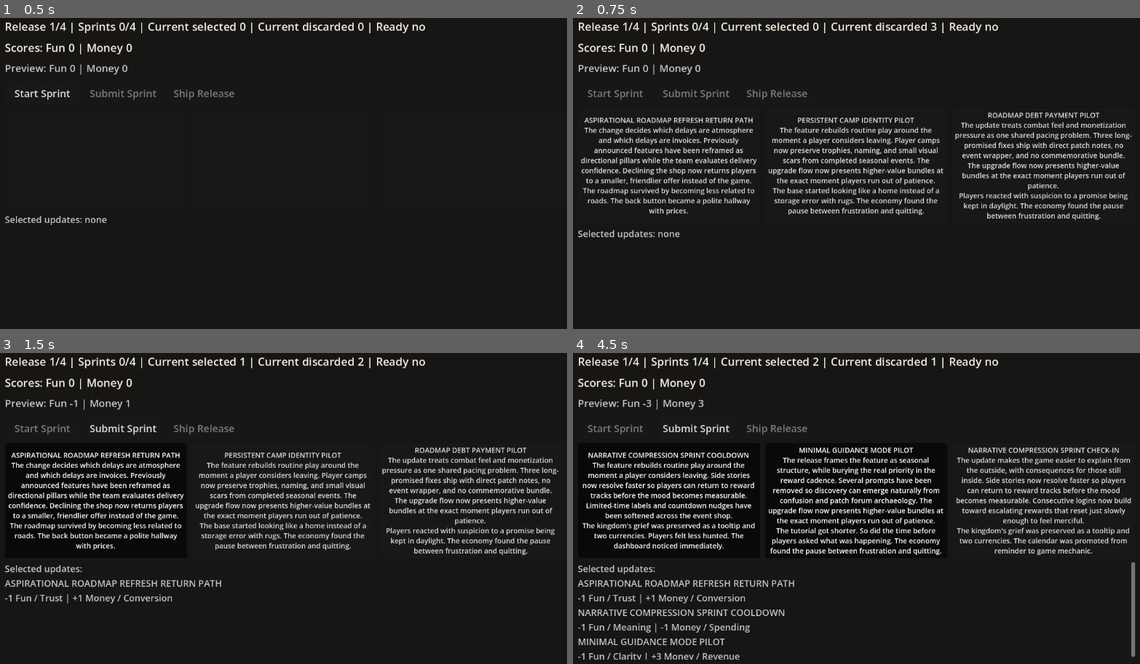
Above: before the commit, frames 1-4 (two rows, left to right).
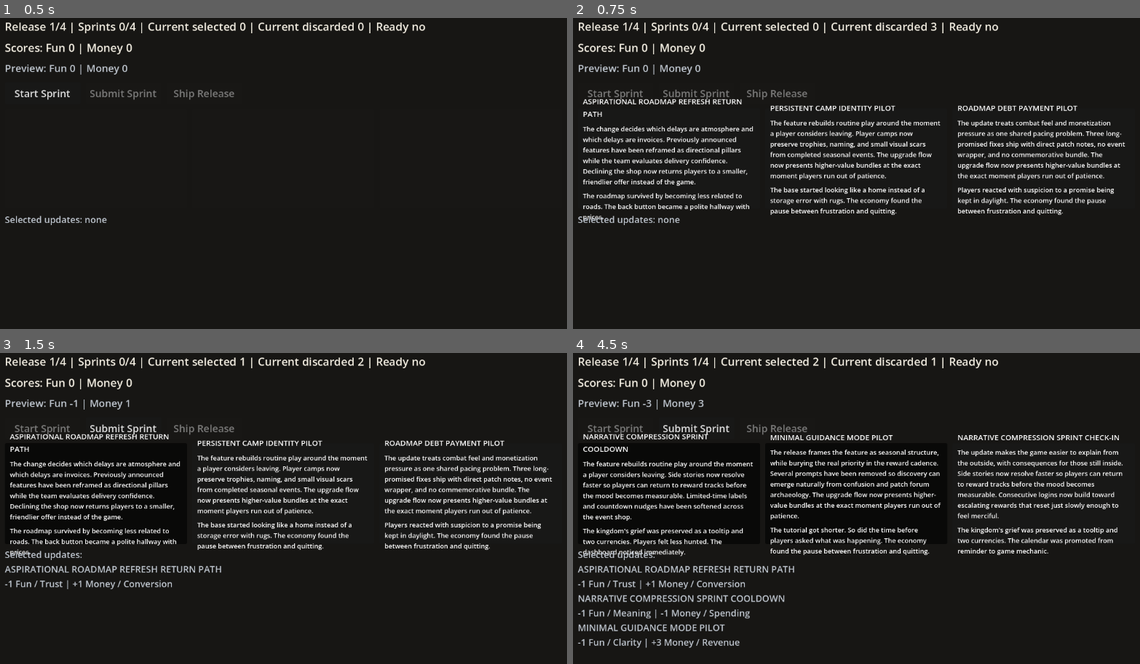
Above: after the commit, the same moments.

Repository: Josephblt/patch-notes
Game: Godot game, scene res://scenes/test_scene.tscn
Two runs of this game, one before a commit and one after it. Both use one fixed random seed, a clock stepped at 60 frames per second and the inputs below.
Inputs (mouse positions are in pixels of both pictures, inside the frame that each line leads up to; where the layout moved, square brackets give the same spot in the first picture):
- Up to frame 1 (0.5 s): no input
- Up to frame 2 (0.75 s): click "Start Sprint" at 0.5 s
- Up to frame 3 (1.5 s): click (96, 492) [96, 499] at 1.25 s
- Up to frame 4 (4.5 s): click "Submit Sprint" at 2 s; click "Start Sprint" at 2.75 s; click (669, 492) [669, 499] at 3.5 s; click (856, 492) [856, 499] at 4.25 s

Frame 1 is identical in both runs. In frame 2, 13% of the frame differs, in the area x 0-99%, y 25-72%; in frame 3, 14%; in frame 4, 17%, in the area x 0-100%, y 25-99%.

Commit message:
Render card sections with labels

Diff:
--- a/src/scenes/test_scene.tscn
+++ b/src/scenes/test_scene.tscn
@@ -82,8 +82,42 @@
 size_flags_horizontal = 3
 theme_override_font_sizes/font_size = 14
 toggle_mode = true
+text = ""
+clip_text = true
+autowrap_mode = 3
+
+[node name="CardContent" type="VBoxContainer" parent="MarginContainer/VBoxContainer/CardButtonContainer/CardButton1"]
+anchors_preset = 15
+anchor_right = 1.0
+anchor_bottom = 1.0
+offset_left = 10.0
+offset_top = 10.0
+offset_right = -10.0
+offset_bottom = -10.0
+grow_horizontal = 2
+grow_vertical = 2
+mouse_filter = 2
+theme_override_constants/separation = 10
+
+[node name="TitleLabel" type="Label" parent="MarginContainer/VBoxContainer/CardButtonContainer/CardButton1/CardContent"]
+layout_mode = 2
+mouse_filter = 2
+theme_override_font_sizes/font_size = 15
 text = "Card 1"
-clip_text = true
+autowrap_mode = 3
+
+[node name="DescriptionLabel" type="Label" parent="MarginContainer/VBoxContainer/CardButtonContainer/CardButton1/CardContent"]
+layout_mode = 2
+mouse_filter = 2
+theme_override_font_sizes/font_size = 13
+text = "Description"
+autowrap_mode = 3
+
+[node name="ConsequenceLabel" type="Label" parent="MarginContainer/VBoxContainer/CardButtonContainer/CardButton1/CardContent"]
+layout_mode = 2
+mouse_filter = 2
+theme_override_font_sizes/font_size = 13
+text = "Consequence"
 autowrap_mode = 3
 
 [node name="CardButton2" type="Button" parent="MarginContainer/VBoxContainer/CardButtonContainer"]
@@ -92,8 +126,42 @@
 size_flags_horizontal = 3
 theme_override_font_sizes/font_size = 14
 toggle_mode = true
+text = ""
+clip_text = true
+autowrap_mode = 3
+
+[node name="CardContent" type="VBoxContainer" parent="MarginContainer/VBoxContainer/CardButtonContainer/CardButton2"]
+anchors_preset = 15
+anchor_right = 1.0
+anchor_bottom = 1.0
+offset_left = 10.0
+offset_top = 10.0
+offset_right = -10.0
+offset_bottom = -10.0
+grow_horizontal = 2
+grow_vertical = 2
+mouse_filter = 2
+theme_override_constants/separation = 10
+
+[node name="TitleLabel" type="Label" parent="MarginContainer/VBoxContainer/CardButtonContainer/CardButton2/CardContent"]
+layout_mode = 2
+mouse_filter = 2
+theme_override_font_sizes/font_size = 15
 text = "Card 2"
-clip_text = true
+autowrap_mode = 3
+
+[node name="DescriptionLabel" type="Label" parent="MarginContainer/VBoxContainer/CardButtonContainer/CardButton2/CardContent"]
+layout_mode = 2
+mouse_filter = 2
+theme_override_font_sizes/font_size = 13
+text = "Description"
+autowrap_mode = 3
+
+[node name="ConsequenceLabel" type="Label" parent="MarginContainer/VBoxContainer/CardButtonContainer/CardButton2/CardContent"]
+layout_mode = 2
+mouse_filter = 2
+theme_override_font_sizes/font_size = 13
+text = "Consequence"
 autowrap_mode = 3
 
 [node name="CardButton3" type="Button" parent="MarginContainer/VBoxContainer/CardButtonContainer"]
@@ -102,8 +170,42 @@
 size_flags_horizontal = 3
 theme_override_font_sizes/font_size = 14
 toggle_mode = true
+text = ""
+clip_text = true
+autowrap_mode = 3
+
+[node name="CardContent" type="VBoxContainer" parent="MarginContainer/VBoxContainer/CardButtonContainer/CardButton3"]
+anchors_preset = 15
+anchor_right = 1.0
+anchor_bottom = 1.0
+offset_left = 10.0
+offset_top = 10.0
+offset_right = -10.0
+offset_bottom = -10.0
+grow_horizontal = 2
+grow_vertical = 2
+mouse_filter = 2
+theme_override_constants/separation = 10
+
+[node name="TitleLabel" type="Label" parent="MarginContainer/VBoxContainer/CardButtonContainer/CardButton3/CardContent"]
+layout_mode = 2
+mouse_filter = 2
+theme_override_font_sizes/font_size = 15
 text = "Card 3"
-clip_text = true
+autowrap_mode = 3
+
+[node name="DescriptionLabel" type="Label" parent="MarginContainer/VBoxContainer/CardButtonContainer/CardButton3/CardContent"]
+layout_mode = 2
+mouse_filter = 2
+theme_override_font_sizes/font_size = 13
+text = "Description"
+autowrap_mode = 3
+
+[node name="ConsequenceLabel" type="Label" parent="MarginContainer/VBoxContainer/CardButtonContainer/CardButton3/CardContent"]
+layout_mode = 2
+mouse_filter = 2
+theme_override_font_sizes/font_size = 13
+text = "Consequence"
 autowrap_mode = 3
 
 [node name="SelectedUpdatesScroll" type="ScrollContainer" parent="MarginContainer/VBoxContainer"]
--- a/src/scripts/test_scene.gd
+++ b/src/scripts/test_scene.gd
@@ -8,6 +8,9 @@
 var current_sprint: Sprint
 var current_sprint_cards: Array[FeatureCard] = []
 var card_buttons: Array[Button] = []
+var card_title_labels: Array[Label] = []
+var card_description_labels: Array[Label] = []
+var card_consequence_labels: Array[Label] = []
 
 @onready var state_label: Label = $MarginContainer/VBoxContainer/StateLabel
 @onready var score_label: Label = $MarginContainer/VBoxContainer/ScoreLabel
@@ -28,6 +31,21 @@
 		$MarginContainer/VBoxContainer/CardButtonContainer/CardButton2,
 		$MarginContainer/VBoxContainer/CardButtonContainer/CardButton3,
 	]
+	card_title_labels = [
+		$MarginContainer/VBoxContainer/CardButtonContainer/CardButton1/CardContent/TitleLabel,
+		$MarginContainer/VBoxContainer/CardButtonContainer/CardButton2/CardContent/TitleLabel,
+		$MarginContainer/VBoxContainer/CardButtonContainer/CardButton3/CardContent/TitleLabel,
+	]
+	card_description_labels = [
+		$MarginContainer/VBoxContainer/CardButtonContainer/CardButton1/CardContent/DescriptionLabel,
+		$MarginContainer/VBoxContainer/CardButtonContainer/CardButton2/CardContent/DescriptionLabel,
+		$MarginContainer/VBoxContainer/CardButtonContainer/CardButton3/CardContent/DescriptionLabel,
+	]
+	card_consequence_labels = [
+		$MarginContainer/VBoxContainer/CardButtonContainer/CardButton1/CardContent/ConsequenceLabel,
+		$MarginContainer/VBoxContainer/CardButtonContainer/CardButton2/CardContent/ConsequenceLabel,
+		$MarginContainer/VBoxContainer/CardButtonContainer/CardButton3/CardContent/ConsequenceLabel,
+	]
 
 	start_sprint_button.pressed.connect(_on_start_sprint_button_pressed)
 	submit_sprint_button.pressed.connect(_on_submit_sprint_button_pressed)
@@ -143,22 +161,27 @@
 
 		card_button.visible = true
 		card_button.disabled = current_sprint == null or current_sprint.is_submitted()
+		card_button.text = ""
 
 		if not has_card:
-			card_button.text = " "
+			_render_card_button_content(card_index, null)
 			card_button.button_pressed = false
 			continue
 
 		var card: FeatureCard = current_sprint_cards[card_index]
-		card_button.text = _format_card_button_text(card)
-
-
-func _format_card_button_text(card: FeatureCard) -> String:
-	return "%s\n\n\n%s\n\n\n%s" % [
-		card.get_title(),
-		card.get_description(),
-		card.get_consequence(),
-	]
+		_render_card_button_content(card_index, card)
+
+
+func _render_card_button_content(card_index: int, card: FeatureCard) -> void:
+	if card == null:
+		card_title_labels[card_index].text = ""
+		card_description_labels[card_index].text = ""
+		card_consequence_labels[card_index].text = ""
+		return
+
+	card_title_labels[card_index].text = card.get_title()
+	card_description_labels[card_index].text = card.get_description()
+	card_consequence_labels[card_index].text = card.get_consequence()
 
 
 func _format_scores() -> String:
